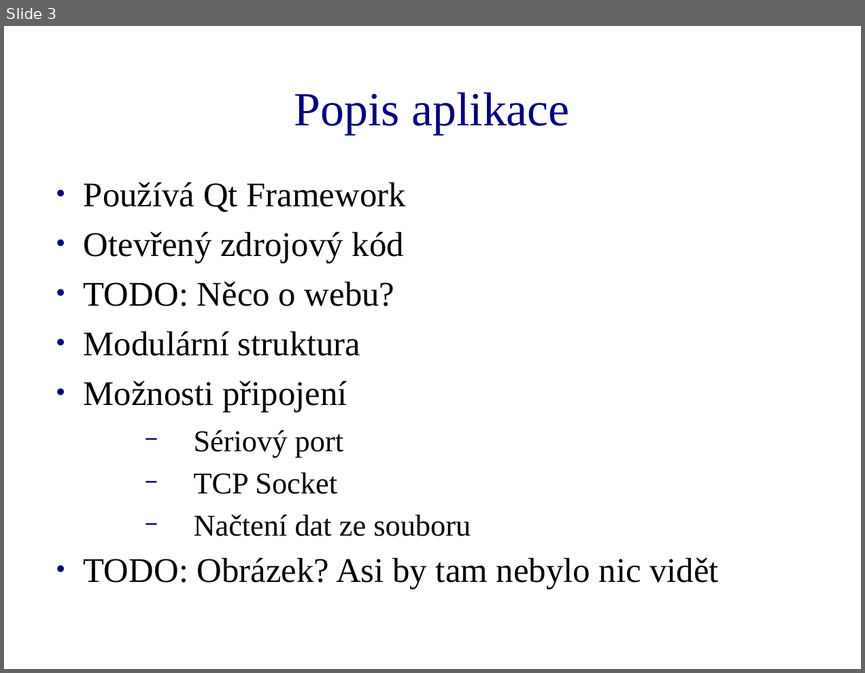
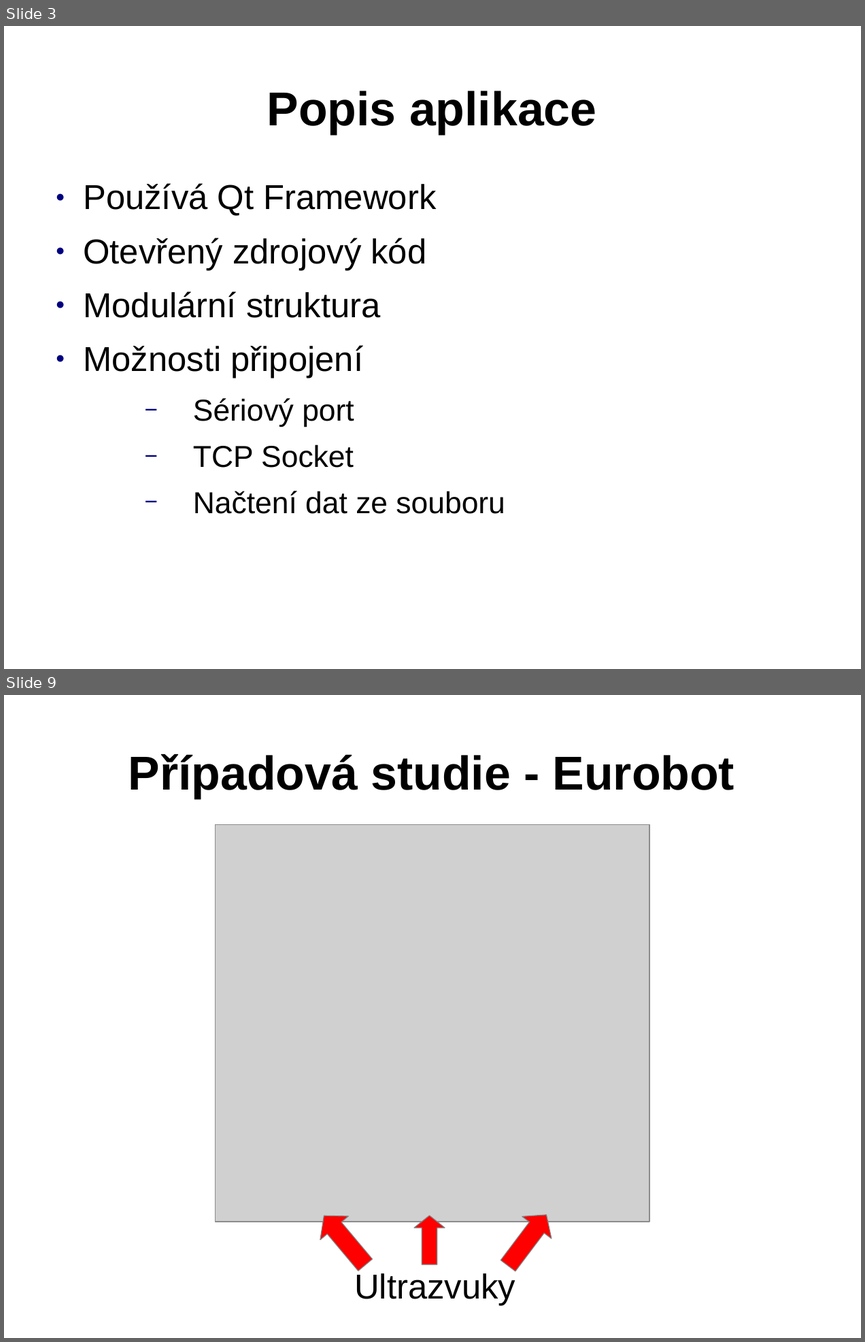
Before and after one commit to Tasssadar/soc, a slide deck: prezentace.ppt. Shown one above the other, each under a label of ours: slide 3 before the commit, slides 3 and 9 after it; the slides between them are not shown. The pictures are 865x673 and 865x1342 pixels, drawn with LibreOffice and Linux fonts; fonts in the diff are those of the drawing; grey boxes stand for pictures; background and template pictures are left out. Boxes give left, top, right and bottom in pixels: in the first picture for what was removed or moved away, otherwise in the second. Text is boxed around its words. In the diff, an @@ line names an element or a change of style, - is before the commit and + after.

```diff
--- a/prezentace.ppt
+++ b/prezentace.ppt
@@ slide 9 added at [4,695,861,1338], background picture (left out) @@
@@ title added at [128,754,734,798], 44 pt, text #000000, bold @@
+Případová studie - Eurobot
@@ picture added at [215,825,650,1221] @@
@@ up arrow added at [310,1204,379,1277], fill #FF0000, outline #808080 0.74 pt @@
@@ up arrow added at [493,1204,561,1276], fill #FF0000, outline #808080 0.74 pt @@
@@ up arrow added at [415,1215,445,1264], fill #FF0000, outline #808080 0.74 pt @@
@@ text added at [354,1273,515,1306], 32 pt, text #000000 @@
+Ultrazvuky
@@ slide 3 changed as well @@
@@ title "Popis aplikace" at [267,91,596,135]: font Times New Roman to Arial, text colour #000080 to #000000, bold on @@
@@ text "Používá Qt Framework" at [83,183,504,514]: font Times New Roman to Arial; line spacing 0.83 to 0.93; indent changed @@
@@ text at [84,281,395,306]: paragraph removed @@
-● TODO: Něco o webu?
@@ text at [84,557,718,588]: paragraph removed @@
-● TODO: Obrázek? Asi by tam nebylo nic vidět
```
Also in this commit, not shown: 2 other slides changed, 5 other slides added, 2 slides removed.
